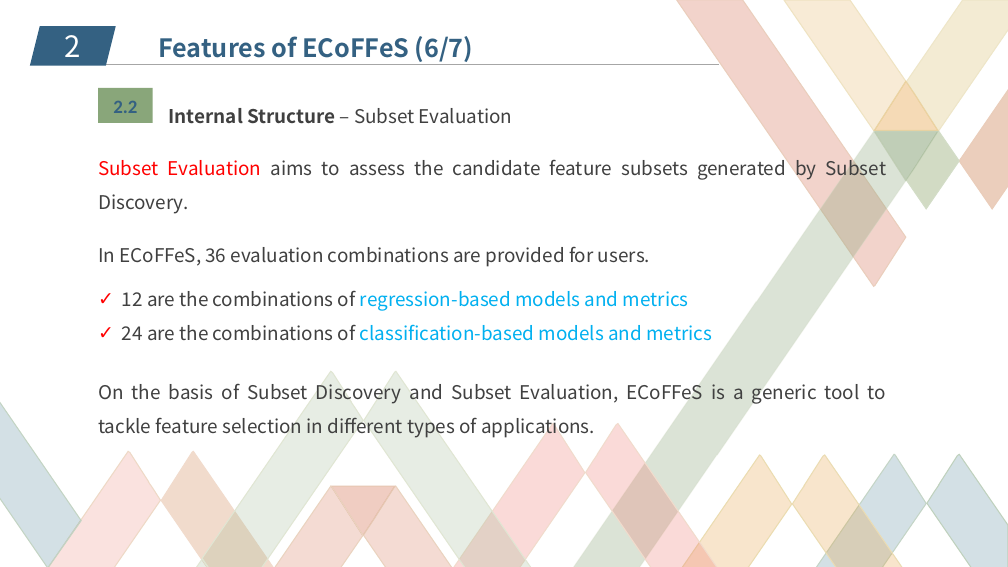
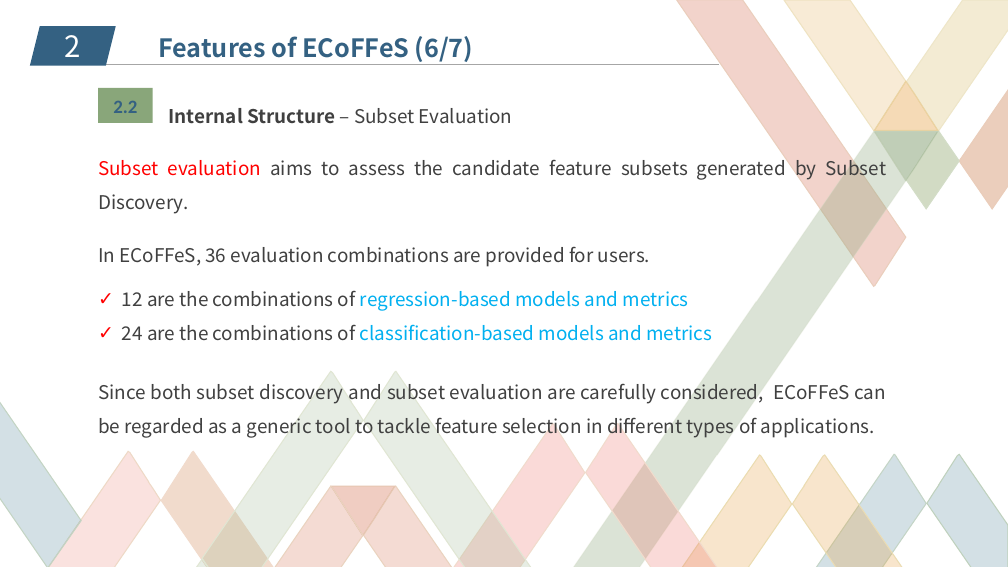
Before and after one commit to JiaweiHuang/ECoFFeS, a slide deck: slide 14 of Others/PPT/ECoFFeS.pptx. Drawn at 1008x567 pixels with LibreOffice and Linux fonts; fonts in the diff are those of the drawing; background and template pictures are left out. Boxes give left, top, right and bottom in pixels: in the first picture for what was removed or moved away, otherwise in the second. Text is boxed around its words. In the diff, an @@ line names an element or a change of style, - is before the commit and + after.

```diff
--- a/Others/PPT/ECoFFeS.pptx
+++ b/Others/PPT/ECoFFeS.pptx
@@ text at (98,156,887,214): text changed @@
-Subset Evaluation aims to assess the candidate feature subsets generated by Subset Discovery.
+Subset evaluation aims to assess the candidate feature subsets generated by Subset Discovery.
@@ text at (98,380,886,439): text changed @@
-On the basis of Subset Discovery and Subset Evaluation, ECoFFeS is a generic tool to tackle feature selection in different types of applications.
+Since both subset discovery and subset evaluation are carefully considered, ECoFFeS can be regarded as a generic tool to tackle feature selection in different types of applications.
```
Also in this commit, not shown: 7 other slides changed, 1 other file.
